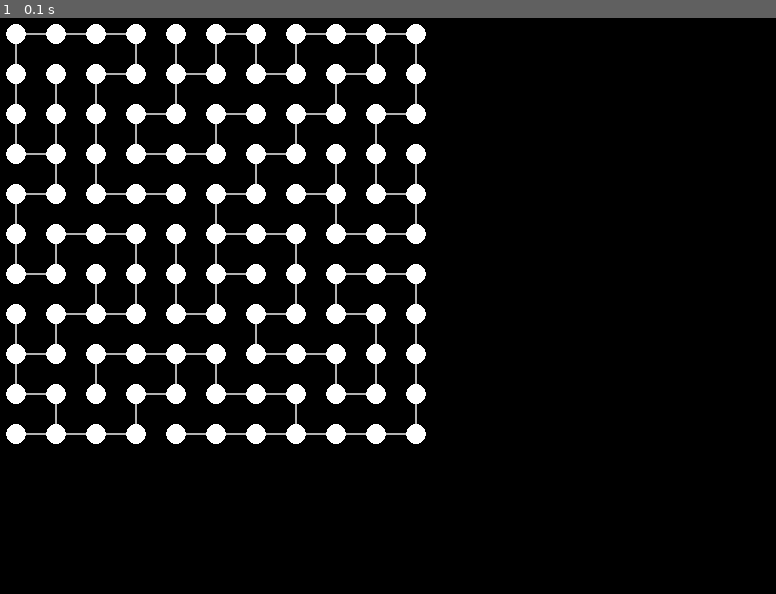
Above: before the commit, frame 1.
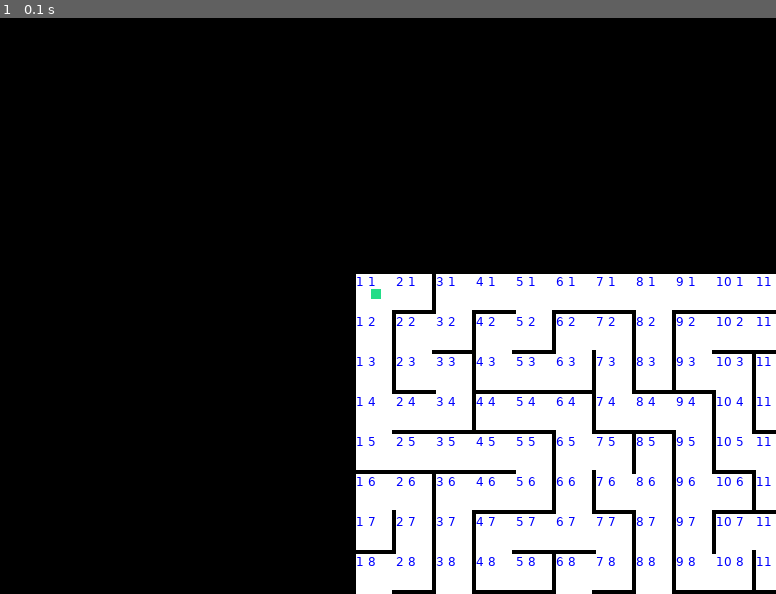
Above: after the commit, the same moment.

Repository: art0007i/distracting-jam-game
Game: LÖVE game, started from main.lua
Two runs of this game, one before a commit and one after it. Both use one fixed random seed, a clock stepped at 60 frames per second and the inputs below.
Inputs:
- Up to frame 1 (0.1 s): no input

The runs differ from the first frame. In frame 1, 35% of the frame differs, in the area x 0-100%, y 1-100%.

Commit message:
player collision; camera movement

Diff:
--- a/main.lua
+++ b/main.lua
@@ -1,25 +1,24 @@
 local inspect = require("inspect")
 
 local maze = {}
-local size = 10
+local size = 50
 
 function dump(o)
-   if type(o) == 'table' then
-      local s = '{ '
-      for k,v in pairs(o) do
-         if type(k) ~= 'number' then k = '"'..k..'"' end
-         s = s .. '['..k..'] = ' .. dump(v) .. ','
-      end
-      return s .. '} '
-   else
-      return tostring(o)
-   end
-end
-
-
-for row = 1,size+1 do
+    if type(o) == 'table' then
+        local s = '{ '
+        for k, v in pairs(o) do
+            if type(k) ~= 'number' then k = '"' .. k .. '"' end
+            s = s .. '[' .. k .. '] = ' .. dump(v) .. ','
+        end
+        return s .. '} '
+    else
+        return tostring(o)
+    end
+end
+
+for row = 1, size + 1 do
     maze[row] = {}
-    for col = 1,size+1 do
+    for col = 1, size + 1 do
         maze[row][col] = {
             down = false,
             right = false,
@@ -30,41 +29,45 @@
 
 local heads = {
     {
-        x = size/2,
-        y = size/2
+        x = size / 2,
+        y = size / 2
     }
 }
 
-function is_visited(x,y)
-    if x == 0 or y == 0 then return true end
-    if x > size+1 or y > size+1 then return true end
+function inbounds(x, y)
+    if x < 1 or y < 1 then return false end
+    if x > size + 1 or y > size + 1 then return false end
+    return true
+end
+
+function is_visited(x, y)
+    if not inbounds(x, y) then return true end
     return maze[x][y].visited
 end
+
 function iter()
-    print(#heads)
     if (#heads == 0) then return end
     local head = table.remove(heads)
     local directions = {}
     local potential_dirs = {
-        {x=1, y=0},
-        {x=-1, y=0},
-        {x=0, y=1},
-        {x=0, y=-1}
+        { x = 1, y = 0 },
+        { x = -1, y = 0 },
+        { x = 0, y = 1 },
+        { x = 0, y = -1 }
     }
     for index, value in ipairs(potential_dirs) do
-        if (not is_visited(head.x+value.x, head.y+value.y)) then
-            table.insert(directions, #directions+1, value)
+        if (not is_visited(head.x + value.x, head.y + value.y)) then
+            table.insert(directions, #directions + 1, value)
         end
     end
     maze[head.x][head.y].visited = true
     if (#directions > 0) then
         local branch = love.math.random(1, #directions)
         local dir = directions[branch]
-        local next_head = {x = head.x + dir.x, y = head.y + dir.y}
-        print(inspect(dir))
-        table.insert(heads, #heads+1, head)
-        if not is_visited(next_head.x, next_head.y) and next_head.x > 0 and next_head.y > 0 and next_head.x <= size+1 and next_head.y <= size+1 then
-            table.insert(heads, #heads+1, next_head)
+        local next_head = { x = head.x + dir.x, y = head.y + dir.y }
+        table.insert(heads, #heads + 1, head)
+        if not is_visited(next_head.x, next_head.y) and inbounds(next_head.x, next_head.y) then
+            table.insert(heads, #heads + 1, next_head)
         end
         if dir.x < 0 or dir.y < 0 then
             head = next_head
@@ -77,74 +80,156 @@
         end
     end
 end
+
 while #heads > 0 do
     iter()
 end
 
-local px, py = 200, 200
+local cell_size = 40
+local wall_size = 4
+local px, py = cell_size * 1.5, cell_size * 1.5
+local camx, camy = px, py
+local player_size = cell_size / 4
 local speed = 100
 
 -- Normalize two numbers.
-function math.normalize(x,y) local l=(x*x+y*y)^.5 if l==0 then return 0,0,0 else return x/l,y/l,l end end
+function math.normalize(x, y)
+    local l = (x * x + y * y) ^ .5
+    if l == 0 then return 0, 0, 0 else return x / l, y / l, l end
+end
 
 function love.keypressed(key, scancode, isrepeat)
-    --if isrepeat then return end
-    if key == "space" then
-        print("spc")
-        print(inspect(heads))
-        iter()
-    end
-end
-
-local time = 0
-local interval = 0.1
+end
+
+function love.mousepressed(x, y, button, istouch, presses)
+    if button == 2 then
+        love.mouse.setRelativeMode(true)
+    end
+end
+
+function love.mousereleased(x, y, button, istouch, presses)
+    if button == 2 then
+        love.mouse.setRelativeMode(false)
+    end
+end
+
+function sign(n)
+    if n > 0 then return 1 end
+    if n < 0 then return -1 end
+    return 0
+end
+
+function collide(pos)
+    local halfplayer = player_size / 2
+    if pos - halfplayer <= 0 then
+        return halfplayer
+    end
+    if pos + halfplayer >= cell_size - wall_size then
+        return cell_size - halfplayer - wall_size
+    end
+    return pos
+end
+
+function move_player(dx, dy)
+    local cx = math.floor(px / cell_size)
+    local cy = math.floor(py / cell_size)
+
+    if not inbounds(cx, cy) then
+        -- EMERGENCY FAILSAFE!
+        px = cell_size * 1.5
+        py = cell_size * 1.5
+        return
+    end
+
+    local has_x_wall = true
+    local has_y_wall = true
+
+    if dx > 0 then
+        if inbounds(cx, cy) and maze[cx][cy].right then
+            has_x_wall = false
+        end
+    elseif dx < 0 then
+        if inbounds(cx - 1, cy) and maze[cx - 1][cy].right then
+            has_x_wall = false
+        end
+    else
+        has_x_wall = false
+    end
+
+    if dy > 0 then
+        if inbounds(cx, cy) and maze[cx][cy].down then
+            has_y_wall = false
+        end
+    elseif dy < 0 then
+        if inbounds(cx, cy - 1) and maze[cx][cy - 1].down then
+            has_y_wall = false
+        end
+    else
+        has_y_wall = false
+    end
+
+    local ccx = cx * cell_size
+    local ccy = cy * cell_size
+    local tx = px - ccx + dx
+    local ty = py - ccy + dy
+    if (has_x_wall) then
+        tx = collide(tx)
+    end
+    if (has_y_wall) then
+        ty = collide(ty)
+    end
+    px = tx + ccx
+    py = ty + ccy
+end
+
+function love.mousemoved(x, y, dx, dy, istouch)
+    if love.mouse.getRelativeMode() then
+        local target_pos = { x = px + dx, y = py + dy }
+        -- TODO: if dx or dy is > cell_size the player can probably jump over walls
+        -- I will fix it later probably by just moving the player several times per frame,
+        -- so they move at most 1 cell_size in 1 step
+        move_player(dx, dy)
+        --px = target_pos.x
+        --py = target_pos.y
+    end
+end
+
 function love.update(dt)
-    time += dt
-    while time > interval do
-        time -= interval
-        iter()
-    end
-    local dx, dy = 0, 0
-
-    if love.keyboard.isDown("a") then
-        dx -= 1
-    end
-    if love.keyboard.isDown("d") then
-        dx += 1
-    end
-
-    if love.keyboard.isDown("w") then
-        dy -= 1
-    end
-    if love.keyboard.isDown("s") then
-        dy += 1
-    end
-
-    local vx,vy,len = math.normalize(dx, dy)
-
-    px += vx * speed * dt
-    py += vy * speed * dt
+    camx = px
+    camy = py
+end
+
+function t(x, y)
+    local w, h = love.graphics.getDimensions()
+    return x - camx + w / 2, y - camy + h / 2
+end
+
+function rect_cam(type, x, y, cx, cy)
+    local x, y = t(x, y)
+    love.graphics.rectangle(type, x, y, cx, cy)
+end
+
+function print_cam(text, x, y)
+    local x, y = t(x, y)
+    love.graphics.print(text, x, y)
 end
 
 function love.draw()
-    --love.graphics.print("Hello World", px, py)
-    local big = 40
-
-    for index, value in ipairs(maze) do
-        for index2, value2 in ipairs(value) do
-            love.graphics.setColor( 1,1,1 )
-            love.graphics.circle( "fill", big*index, big*index2, big/4 )
-            if (value2.down) then
-                love.graphics.line(big*index, big*index2, big*index, big*(index2+1))
+    for x, cells in ipairs(maze) do
+        for y, cell in ipairs(cells) do
+            love.graphics.setColor(1, 1, 1)
+            local thickness = cell_size - wall_size
+            rect_cam("fill", cell_size * x, cell_size * y, thickness, thickness)
+            if (cell.right) then
+                rect_cam("fill", cell_size * (x + 0.5), cell_size * y, cell_size, thickness)
             end
-            if (value2.right) then
-                love.graphics.line(big*index, big*index2, big*(index+1), big*index2)
+            if (cell.down) then
+                rect_cam("fill", cell_size * x, cell_size * (y + 0.5), thickness, cell_size)
             end
-        end
-    end
-
-    for index, value in ipairs(heads) do
-        love.graphics.setColor( 1,0,0 )
-        love.graphics.circle( "fill", big*value.x, big*value.y, big/8 )
-    end
-end
+            love.graphics.setColor(0, 0, 1)
+            print_cam(x .. " " .. y, cell_size * x, cell_size * y)
+        end
+    end
+    love.graphics.setColor(34 / 255, 221 / 255, 136 / 255)
+    rect_cam("fill", px - player_size / 2, py - player_size / 2, player_size, player_size)
+end
